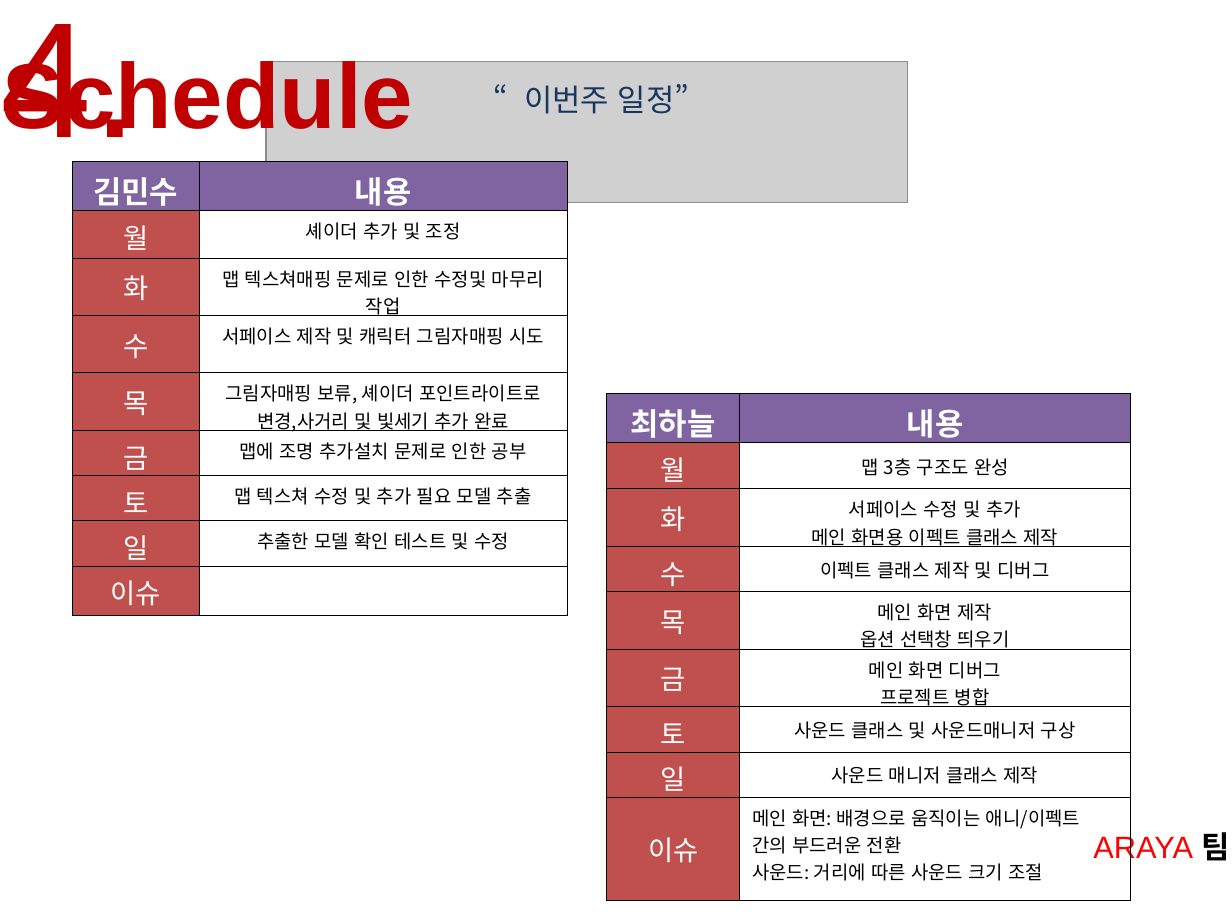
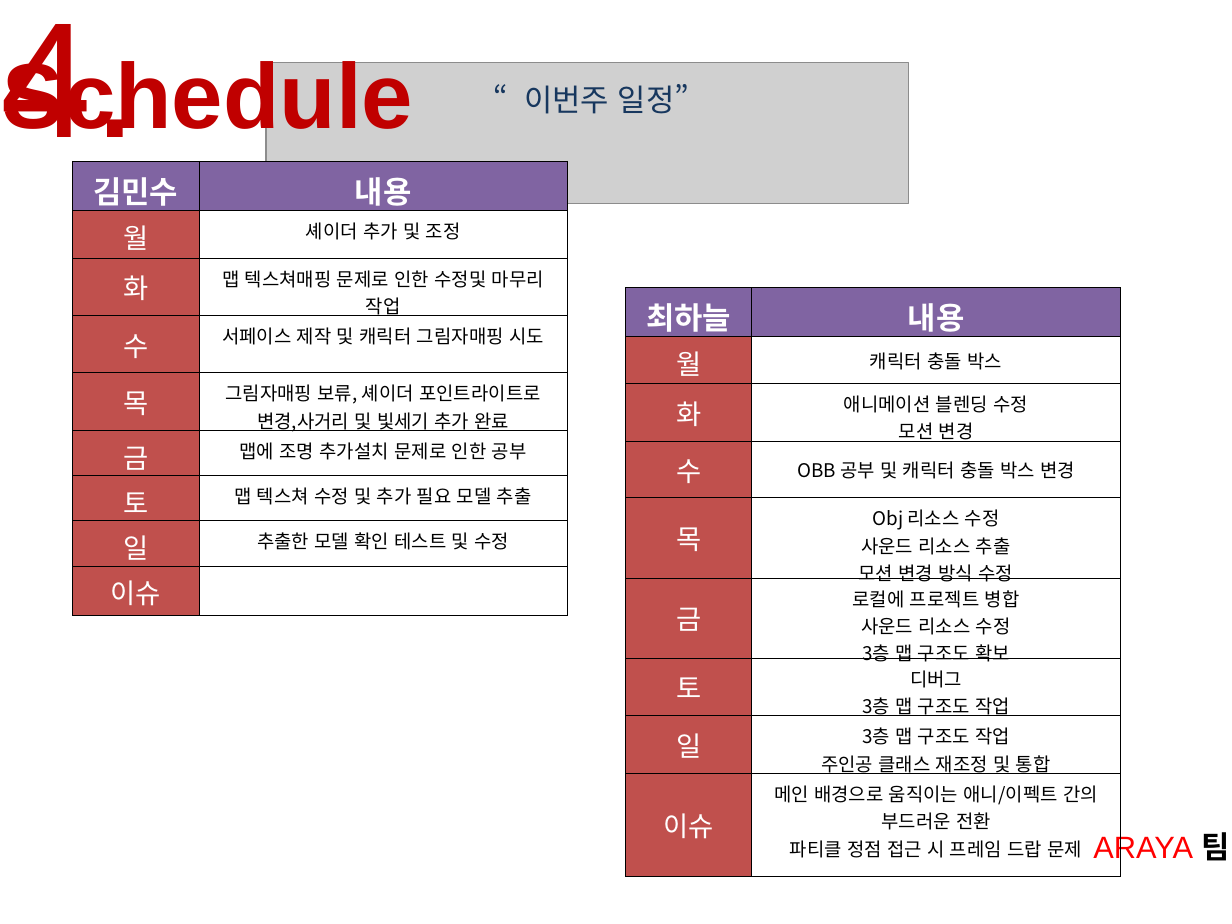
Before and after one commit to alstn191919/Ariya, a slide deck: slide 6 of 포폴발표/2주차/팀 포폴 2주차 중간기획.ppt. Drawn at 1232x924 pixels with LibreOffice and Linux fonts; fonts in the diff are those of the drawing; grey boxes stand for pictures; background and template pictures are left out. Boxes give left, top, right and bottom in pixels: in the first picture for what was removed or moved away, otherwise in the second. Text is boxed around its words. In the diff, an @@ line names an element or a change of style, - is before the commit and + after.

Commit message:
맡은 부분 일정 수정(사운드 제외, 이펙트 일정 추가)

```diff
--- a/포폴발표/2주차/팀 포폴 2주차 중간기획.ppt
+++ b/포폴발표/2주차/팀 포폴 2주차 중간기획.ppt
@@ table at box(626, 287, 1120, 876) @@
-row 2, column 2: 맵 3층 구조도 완성
+row 2, column 2: 캐릭터 충돌 박스
-row 3, column 2: 서페이스 수정 및 추가 / 메인 화면용 이펙트 클래스 제작
+row 3, column 2: 애니메이션 블렌딩 수정 / 모션 변경
-row 4, column 2: 이펙트 클래스 제작 및 디버그
+row 4, column 2: OBB 공부 및 캐릭터 충돌 박스 변경
-row 5, column 2: 메인 화면 제작 / 옵션 선택창 띄우기
+row 5, column 2: Obj 리소스 수정 / 사운드 리소스 추출 / 모션 변경 방식 수정
-row 6, column 2: 메인 화면 디버그 / 프로젝트 병합
+row 6, column 2: 로컬에 프로젝트 병합 / 사운드 리소스 수정 / 3층 맵 구조도 확보
-row 7, column 2: 사운드 클래스 및 사운드매니저 구상
+row 7, column 2: 디버그 / 3층 맵 구조도 작업
-row 8, column 2: 사운드 매니저 클래스 제작
+row 8, column 2: 3층 맵 구조도 작업 / 주인공 클래스 재조정 및 통합
-row 9, column 2: 메인 화면: 배경으로 움직이는 애니/이펙트 간의 부드러운 전환 / 사운드: 거리에 따른 사운드 크기 조절
+row 9, column 2: 메인 배경으로 움직이는 애니/이펙트 간의 부드러운 전환 / 파티클 정점 접근 시 프레임 드랍 문제
@@ table: place and size @@
-table at box(606, 393, 1130, 901)
+table at box(626, 287, 1120, 876)
```
